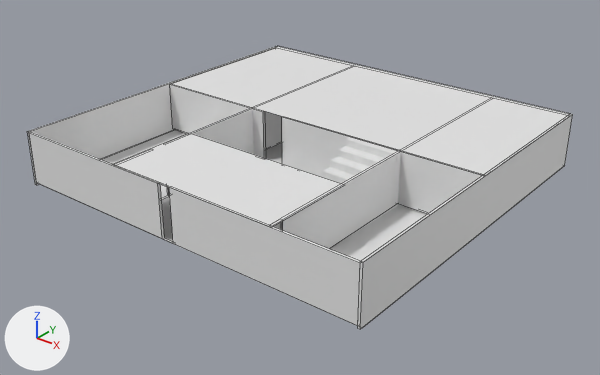
A saved change to the Blender file game/House.blend.
Camera for both pictures: a 50 mm camera at (103.0, -55.4, 31.9) aimed at (59.7, -1.2, -1.7). The lights are fixed; the arrows at lower left show +X, +Y and +Z. The older version comes first. Mesh edges are drawn as thin lines on the coarser meshes.
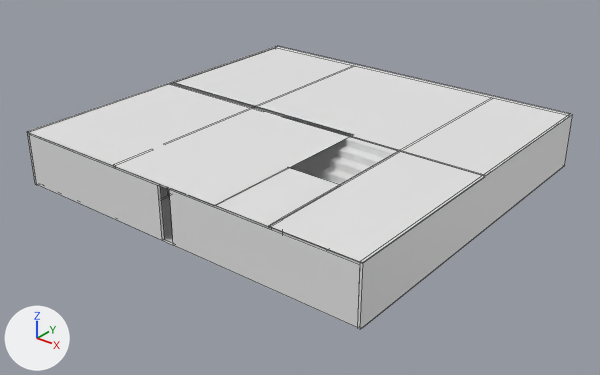
Commit message: game models files

What differs and where, as boxes [x1, y1, x2, y2] in the pictures (600 x 375 px):
'Plane.004', added: after [30, 83, 352, 206]
'Cube.002', moved: before [29, 132, 360, 326]; after [29, 134, 360, 328]
'Plane.003', added: after [269, 152, 481, 262]
'Plane.002', unchanged, covered by the edit: before [112, 133, 344, 227]; after [215, 168, 340, 226]
'Cube.001', unchanged, covered by the edit: before [170, 84, 482, 214]; after [289, 136, 482, 178]
'Cube', unchanged, covered by the edit: [27, 46, 276, 185] in both
'Cube.007', unchanged, covered by the edit: before [281, 151, 401, 249]; after [270, 151, 399, 250]

Diff of the bpy script that builds the scene:
```diff
--- a/game/House.blend.py
+++ b/game/House.blend.py
@@ ob_cube_002 @@
 ob_cube_002 = bpy.data.objects.new('Cube.002', me_cube_004)
-ob_cube_002.location = (59.21, -16.61, 1.53)
+ob_cube_002.location = (59.21, -16.61, 1.38)
 ob_cube_002.rotation_euler = (0.0, 0.0, 1.571)  # degrees (0, 0, 90)
@@ ob_plane_004 @@
+ob_plane_004 = bpy.data.objects.new('Plane.004', me_plane_002.copy())  # the mesh of ob_plane_002
+ob_plane_004.location = (52.61, -7.9, 4.0)
+ob_plane_004.scale = (11.5, 8.82, 1.19)
@@ ob_plane_003 @@
+ob_plane_003 = bpy.data.objects.new('Plane.003', me_plane_002.copy())  # the mesh of ob_plane_002
+ob_plane_003.location = (73.23, -8.22, 4.0)
+ob_plane_003.rotation_euler = (0.0, 0.0, 1.571)  # degrees (0, 0, 90)
+ob_plane_003.scale = (8.44, 4.02, 2.24)
```
